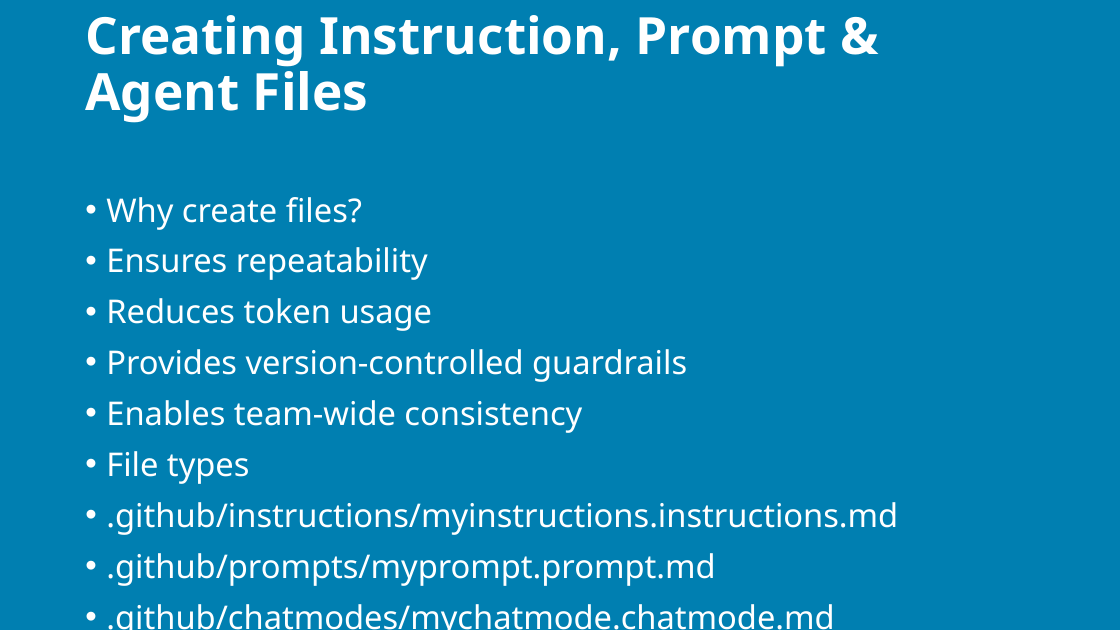
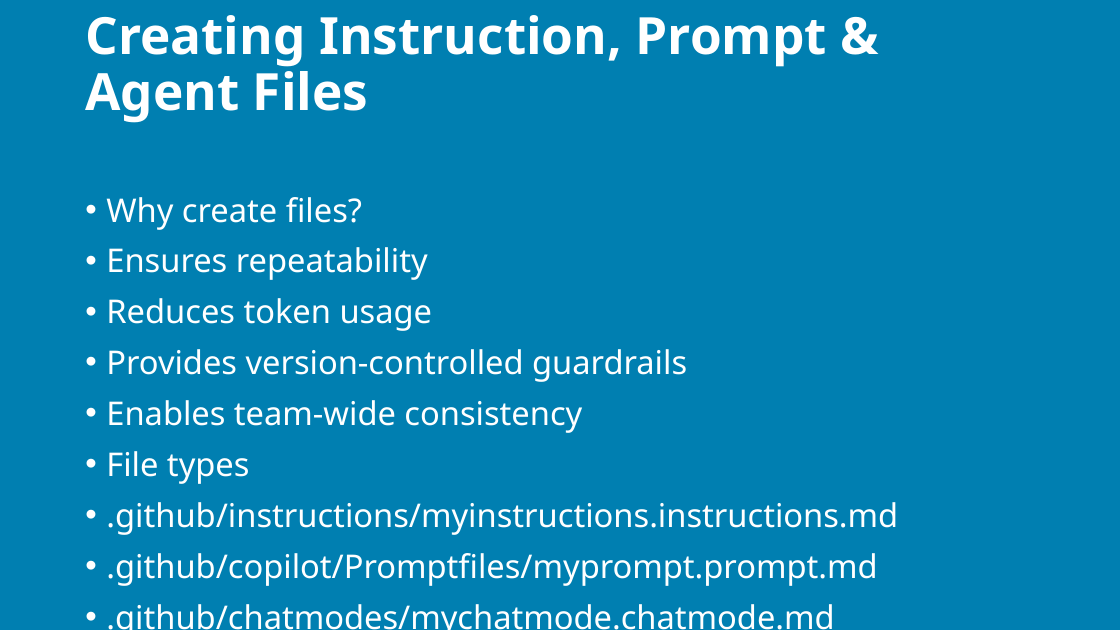
Before and after one commit to j0hnnymiller/AI-Assisted-Software-Development, a slide deck: slide 113 of Slides/output/aiasd-311-monday-draft.pptx. Drawn at 1120x630 pixels with LibreOffice and Linux fonts; fonts in the diff are those of the drawing; background and template pictures are left out. Boxes give left, top, right and bottom in pixels: in the first picture for what was removed or moved away, otherwise in the second. Text is boxed around its words. In the diff, an @@ line names an element or a change of style, - is before the commit and + after.

```diff
--- a/Slides/output/aiasd-311-monday-draft.pptx
+++ b/Slides/output/aiasd-311-monday-draft.pptx
@@ text at box(106, 553, 877, 586): text changed @@
-• .github/prompts/myprompt.prompt.md
+• .github/copilot/Promptfiles/myprompt.prompt.md
```
Also in this commit, not shown: 12 other slides changed, 3 other files.
